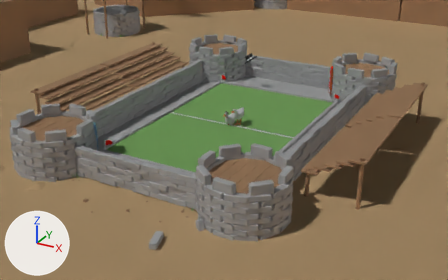
The glTF model pelotita2.glb as it was, and as the next commit left it.
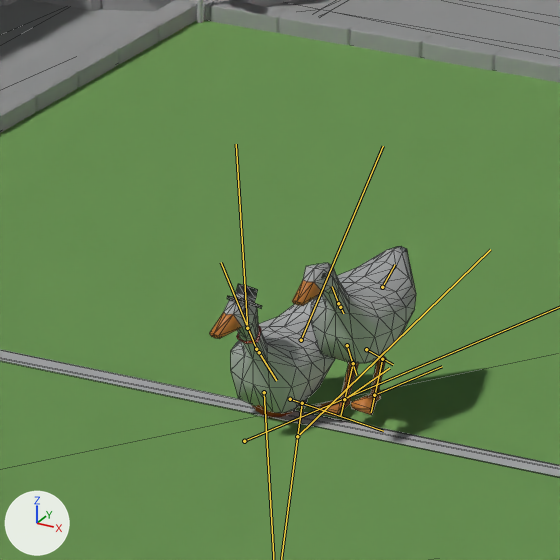
Each version appears first from a 50 mm lens placed at (5.81, -10.81, 4.96), pointed at (0.0, -0.25, -0.32), and next in a close-up on the part from 45% to 58% of the width and 29% to 50% of the height. Every picture has the same lights, and +X, +Y and +Z are marked at lower left. Both versions are drawn at frame 18 of the action '2corre'; the numbers are the values there. The bones that change are drawn over the model as lines in the close-ups. The close-ups show mesh edges as thin lines.

The first close-up shows 'Cancha', 'Suelo cemento', 'ganzit2', 'ganzito', 'ladrillo.274', 'ladrillo.275', 'ladrillo.276', 'ladrillo.277', 'ladrillo.285', 'ladrillo.315', 'ladrillo.316', 'ladrillo.320'.
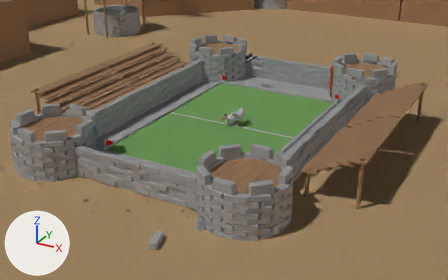
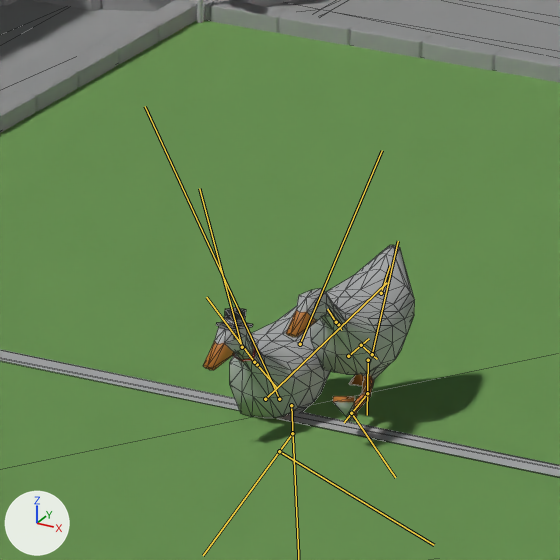
What differs and where, as boxes [x1, y1, x2, y2] in the close-ups (560 x 560 px):
'ganzito', posed: before [292, 246, 416, 417]; after [286, 245, 415, 421]
'ganzit2', posed: before [209, 284, 335, 413]; after [203, 306, 331, 418]
bone 'ganzit2body', root to tip: before (259, 352) to (276, 380); after (257, 364) to (277, 388)
bone 'ganzit2cola1', root to tip: before (301, 340) to (383, 146); after (300, 344) to (382, 150)
bone 'ganzit2cuello1', root to tip: before (256, 349) to (221, 262); after (254, 362) to (206, 297)
bone 'ganzit2cuello3', root to tip: before (247, 328) to (236, 144); after (242, 347) to (199, 188)
bone 'ganzit2CTRL.L', root to tip: before (297, 436) to (490, 249); after (279, 451) to (434, 545)
bone 'Body', root to tip: before (340, 307) to (343, 313); after (338, 324) to (341, 330)
bone 'Cuello1', root to tip: before (338, 303) to (332, 286); after (336, 322) to (327, 309)
bone 'Muslo.L', root to tip: before (366, 349) to (393, 364); after (368, 360) to (367, 415)
bone 'Pierna.L', root to tip: before (382, 359) to (371, 412); after (367, 393) to (344, 422)
bone 'ConexCola', root to tip: before (382, 287) to (395, 264); after (381, 293) to (390, 265)
bone 'Muslo.R', root to tip: before (347, 345) to (356, 375); after (348, 356) to (369, 338)
bone 'Pierna.R', root to tip: before (353, 363) to (340, 416); after (361, 345) to (377, 359)
bone 'CTRLPierna.L', root to tip: before (374, 395) to (442, 366); after (351, 413) to (395, 477)
bone 'CTRLPierna.R', root to tip: before (344, 399) to (389, 368); after (372, 354) to (398, 241)

The change, as a diff of the scene's bpy script:
```diff
--- a/pelotita2.glb.py
+++ b/pelotita2.glb.py
@@ bone_ganzit2body @@
 bone_ganzit2body = bpy.data.objects['armatur2'].pose.bones['ganzit2body']
-bone_ganzit2body.location = (0.0, 0.0, -0.02)
-bone_ganzit2body.rotation_quaternion = (0.999, 0.027, 0.02, 0.002)  # degrees (3, 2, 0)
+bone_ganzit2body.location = (0.0, 0.12, -0.21)
+bone_ganzit2body.rotation_quaternion = (0.997, 0.076, 0.018, -0.002)  # degrees (9, 2, 0)
@@ bone_ganzit2muslo_l @@
 bone_ganzit2muslo_l = bpy.data.objects['armatur2'].pose.bones['ganzit2muslo.L']  # child of 'ganzit2ingle.L'
-bone_ganzit2muslo_l.rotation_quaternion = (0.97, 0.207, -0.044, 0.124)  # degrees (23, -8, 13)
+bone_ganzit2muslo_l.rotation_quaternion = (0.928, -0.271, -0.015, -0.255)  # degrees (-30, -10, -28)
@@ bone_ganzit2pierna_l @@
 bone_ganzit2pierna_l = bpy.data.objects['armatur2'].pose.bones['ganzit2pierna.L']  # child of 'ganzit2muslo.L'
-bone_ganzit2pierna_l.rotation_quaternion = (0.901, -0.308, 0.008, -0.307)  # degrees (-35, -10, -35)
+bone_ganzit2pierna_l.rotation_quaternion = (0.976, -0.159, -0.004, -0.148)  # degrees (-18, -3, -17)
@@ bone_ganzit2muslo_r @@
 bone_ganzit2muslo_r = bpy.data.objects['armatur2'].pose.bones['ganzit2muslo.R']  # child of 'ganzit2ingle.R'
-bone_ganzit2muslo_r.rotation_quaternion = (0.986, -0.11, 0.018, 0.128)  # degrees (-12, 4, 14)
+bone_ganzit2muslo_r.rotation_quaternion = (0.851, 0.449, 0.079, -0.261)  # degrees (51, 22, -24)
@@ bone_ganzit2cola1 @@
 bone_ganzit2cola1 = bpy.data.objects['armatur2'].pose.bones['ganzit2cola1']  # child of 'ganzit2body.001'
-bone_ganzit2cola1.rotation_quaternion = (0.999, 0.052, -0.007, 0.002)  # degrees (6, -1, 0)
+bone_ganzit2cola1.rotation_quaternion = (1.0, 0.0, 0.0, 0.0)  # degrees (0, 0, 0)
@@ bone_ganzit2cuello1 @@
 bone_ganzit2cuello1 = bpy.data.objects['armatur2'].pose.bones['ganzit2cuello1']  # child of 'ganzit2body'
-bone_ganzit2cuello1.rotation_quaternion = (-0.999, 0.046, 0.014, 0.011)  # degrees (-5, -2, -1)
+bone_ganzit2cuello1.rotation_quaternion = (-0.996, 0.09, 0.011, 0.011)  # degrees (-10, -1, -1)
@@ bone_ganzit2cuello3 @@
 bone_ganzit2cuello3 = bpy.data.objects['armatur2'].pose.bones['ganzit2cuello3']  # child of 'ganzit2cuello2'
-bone_ganzit2cuello3.rotation_quaternion = (0.99, 0.143, -0.007, -0.015)  # degrees (16, -1, -2)
+bone_ganzit2cuello3.rotation_quaternion = (0.991, 0.13, -0.006, -0.014)  # degrees (15, 0, -2)
@@ bone_ganzit2ctrl_l @@
 bone_ganzit2ctrl_l = bpy.data.objects['armatur2'].pose.bones['ganzit2CTRL.L']
-bone_ganzit2ctrl_l.location = (-0.08, 0.02, 0.36)
-bone_ganzit2ctrl_l.rotation_quaternion = (0.998, -0.018, 0.0, 0.065)  # degrees (-2, 0, 7)
+bone_ganzit2ctrl_l.location = (-0.05, -0.67, 0.3)
+bone_ganzit2ctrl_l.rotation_quaternion = (0.966, -0.249, 0.017, -0.063)  # degrees (-29, 0, -8)
@@ bone_ganzit2ctrl_r @@
 bone_ganzit2ctrl_r = bpy.data.objects['armatur2'].pose.bones['ganzit2CTRL.R']
-bone_ganzit2ctrl_r.location = (-0.04, -0.41, 0.29)
-bone_ganzit2ctrl_r.rotation_quaternion = (0.998, -0.038, -0.002, -0.045)  # degrees (-4, 0, -5)
+bone_ganzit2ctrl_r.location = (0.15, 0.91, 0.66)
+bone_ganzit2ctrl_r.rotation_quaternion = (0.388, 0.798, 0.053, -0.459)  # degrees (116, 51, -25)
@@ bone_body @@
 bone_body = bpy.data.objects['armature'].pose.bones['Body']
-bone_body.location = (0.0, -0.022, 0.013)
-bone_body.rotation_quaternion = (1.0, 0.007, 0.0, 0.0)  # degrees (1, 0, 0)
+bone_body.location = (-0.003, 0.026, -0.032)
+bone_body.rotation_quaternion = (0.997, 0.072, 0.0, -0.004)  # degrees (8, 0, 0)
@@ bone_cuello1 @@
 bone_cuello1 = bpy.data.objects['armature'].pose.bones['Cuello1']  # child of 'Body'
-bone_cuello1.rotation_quaternion = (-0.999, 0.039, 0.0, 0.0)  # degrees (-4, 0, 0)
+bone_cuello1.rotation_quaternion = (0.998, -0.069, -0.001, -0.001)  # degrees (-8, 0, 0)
@@ bone_muslo_l @@
 bone_muslo_l = bpy.data.objects['armature'].pose.bones['Muslo.L']  # child of 'Ingle.L'
-bone_muslo_l.rotation_quaternion = (0.993, 0.093, -0.004, -0.066)  # degrees (11, 0, -8)
+bone_muslo_l.rotation_quaternion = (0.821, -0.522, -0.033, 0.228)  # degrees (-63, 11, 25)
@@ bone_pierna_l @@
 bone_pierna_l = bpy.data.objects['armature'].pose.bones['Pierna.L']  # child of 'Muslo.L'
-bone_pierna_l.rotation_quaternion = (0.981, -0.166, 0.0, 0.097)  # degrees (-19, 2, 11)
+bone_pierna_l.rotation_quaternion = (0.999, -0.004, -0.019, -0.045)  # degrees (0, -2, -5)
@@ bone_conexcola @@
 bone_conexcola = bpy.data.objects['armature'].pose.bones['ConexCola']  # child of 'Panza'
-bone_conexcola.rotation_quaternion = (0.994, -0.111, 0.0, 0.0)  # degrees (-13, 0, 0)
+bone_conexcola.rotation_quaternion = (1.0, 0.0, 0.0, 0.0)  # degrees (0, 0, 0)
@@ bone_muslo_r @@
 bone_muslo_r = bpy.data.objects['armature'].pose.bones['Muslo.R']  # child of 'Ingle.R'
-bone_muslo_r.rotation_quaternion = (0.999, -0.05, 0.006, -0.021)  # degrees (-6, 1, -2)
+bone_muslo_r.rotation_quaternion = (0.942, 0.284, -0.001, 0.178)  # degrees (33, -6, 20)
@@ bone_pierna_r @@
 bone_pierna_r = bpy.data.objects['armature'].pose.bones['Pierna.R']  # child of 'Muslo.R'
-bone_pierna_r.rotation_quaternion = (1.0, -0.027, 0.0, -0.009)  # degrees (-3, 0, -1)
+bone_pierna_r.rotation_quaternion = (0.974, 0.192, -0.001, 0.118)  # degrees (22, -3, 13)
@@ bone_ctrlpierna_l @@
 bone_ctrlpierna_l = bpy.data.objects['armature'].pose.bones['CTRLPierna.L']
-bone_ctrlpierna_l.location = (0.027, 0.004, 0.051)
-bone_ctrlpierna_l.rotation_quaternion = (0.997, -0.055, 0.026, -0.049)  # degrees (-6, 3, -6)
+bone_ctrlpierna_l.location = (0.037, -0.198, 0.05)
+bone_ctrlpierna_l.rotation_quaternion = (0.895, -0.412, -0.059, 0.16)  # degrees (-49, 1, 20)
@@ bone_ctrlpierna_r @@
 bone_ctrlpierna_r = bpy.data.objects['armature'].pose.bones['CTRLPierna.R']
-bone_ctrlpierna_r.location = (-0.012, -0.026, 0.026)
-bone_ctrlpierna_r.rotation_quaternion = (0.998, -0.055, 0.012, 0.02)  # degrees (-6, 1, 2)
+bone_ctrlpierna_r.location = (-0.061, 0.211, 0.107)
+bone_ctrlpierna_r.rotation_quaternion = (0.882, 0.414, 0.0, 0.226)  # degrees (48, -11, 24)
```
